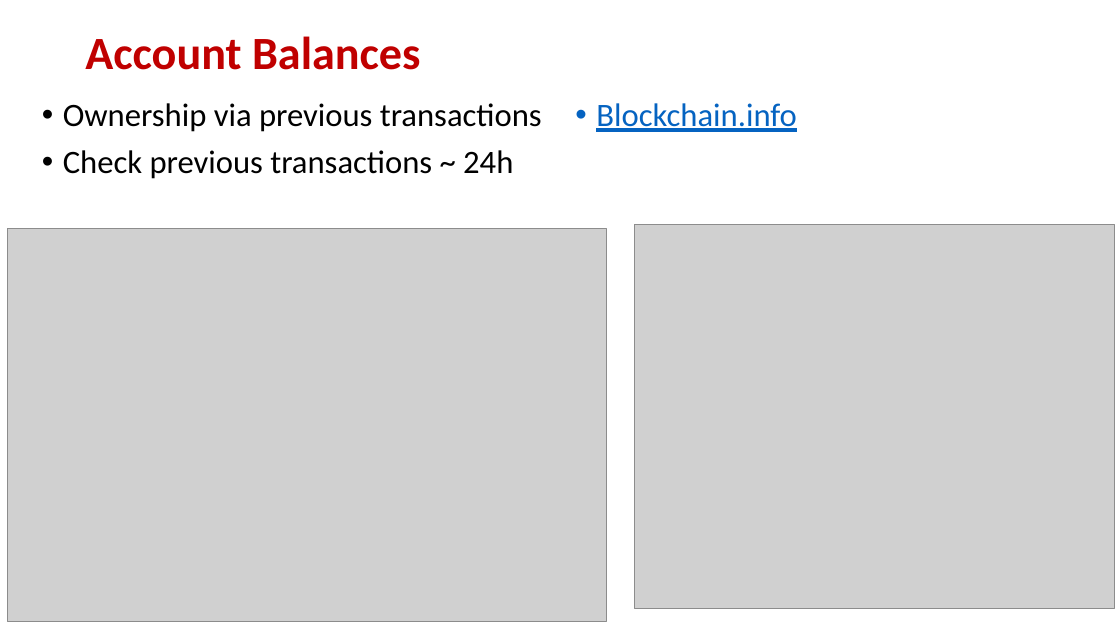
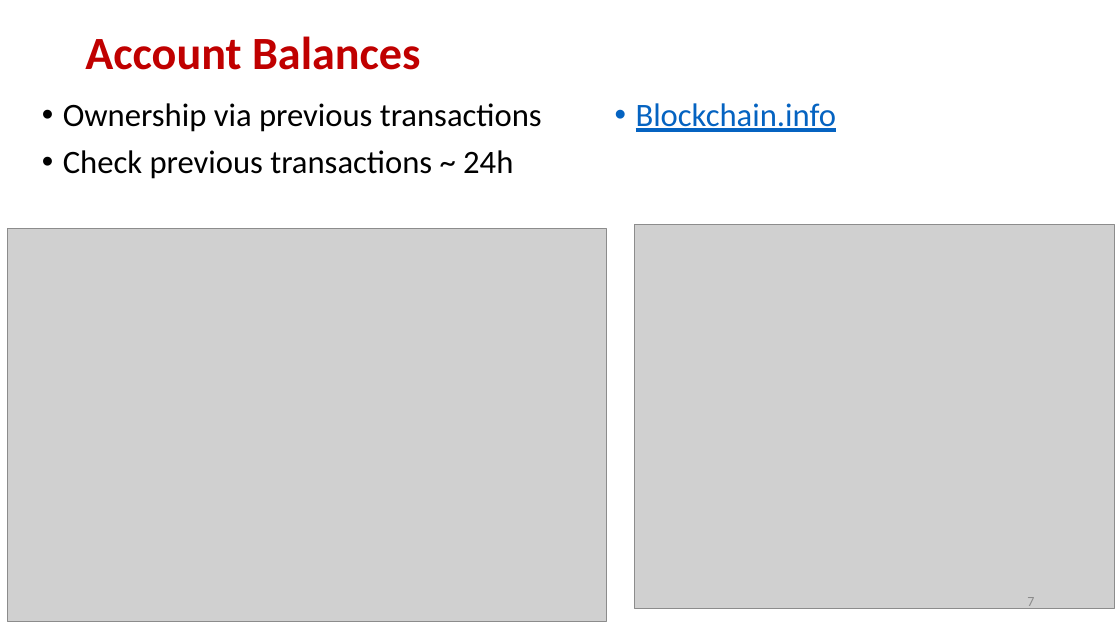
Before and after one commit to andyplusplus/blockchain, a slide deck: slide 7 of How Bitcoin Works Under the Hood.pptx. Drawn at 1120x630 pixels with LibreOffice and Linux fonts; fonts in the diff are those of the drawing; grey boxes stand for pictures. Boxes give left, top, right and bottom in pixels: in the first picture for what was removed or moved away, otherwise in the second. Text is boxed around its words. In the diff, an @@ line names an element or a change of style, - is before the commit and + after.

```diff
--- a/How Bitcoin Works Under the Hood.pptx
+++ b/How Bitcoin Works Under the Hood.pptx
@@ text "Blockchain.info": place and size @@
-text "Blockchain.info" at bbox=[596, 103, 797, 132]
+text "Blockchain.info" at bbox=[636, 103, 837, 132]
@@ page number added at bbox=[1027, 597, 1034, 610], 12 pt, text #8C8C8C @@
+7
```
Also in this commit, not shown: 11 other slides changed, 9 slides added, 4 slides removed.
